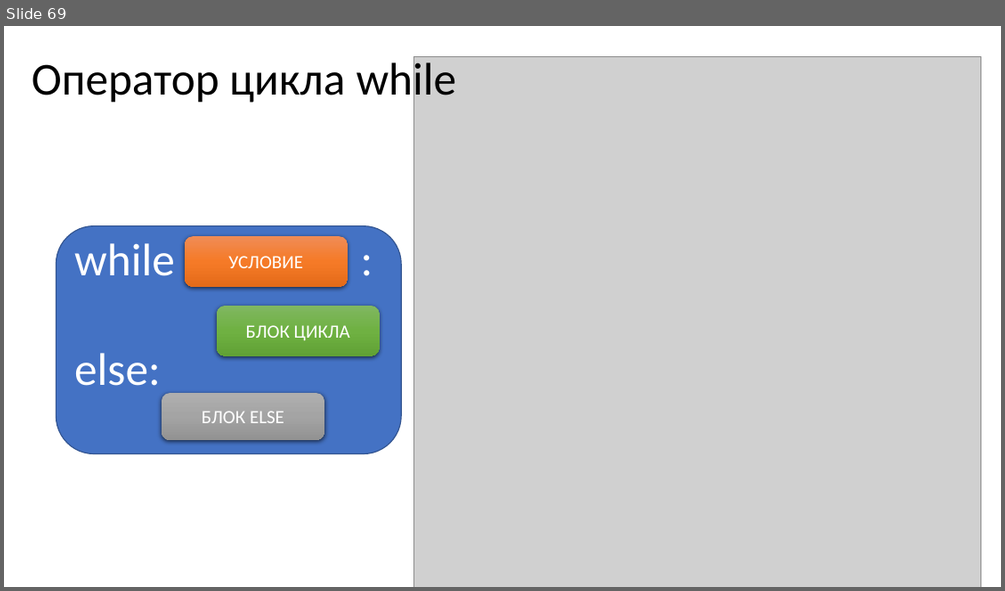
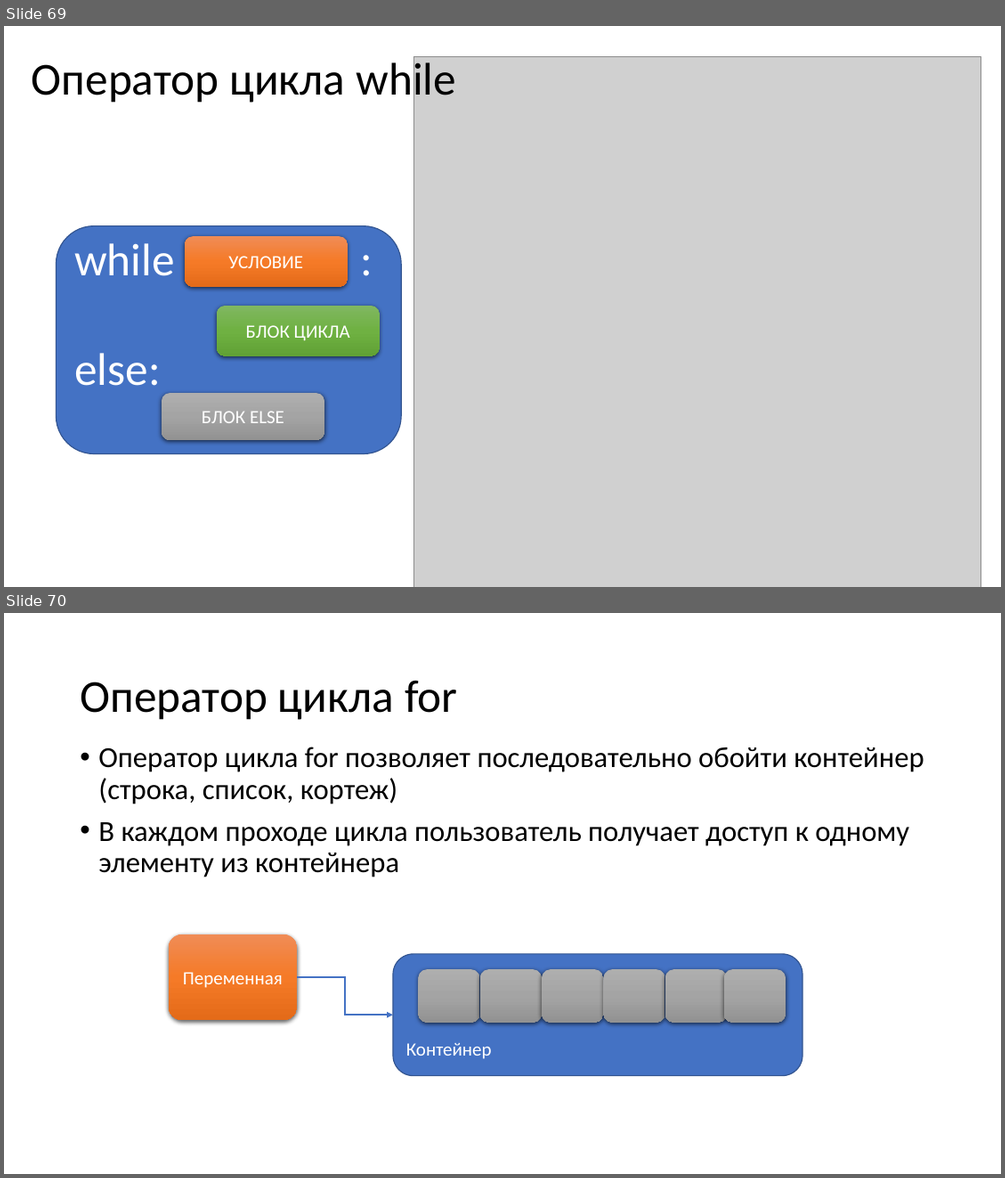
Before and after one commit to paveltsytovich/telegram-course, a slide deck: Presentation/Основы алгоритмизации и программирования.pptx. Shown one above the other, each under a label of ours: slide 69 before the commit, slides 69 and 70 after it. The pictures are 1005x591 and 1005x1178 pixels, drawn with LibreOffice and Linux fonts; fonts in the diff are those of the drawing; grey boxes stand for pictures. Boxes give left, top, right and bottom in pixels: in the first picture for what was removed or moved away, otherwise in the second. Text is boxed around its words. In the diff, an @@ line names an element or a change of style, - is before the commit and + after.

Commit message:
Операторы

```diff
--- a/Presentation/Основы алгоритмизации и программирования.pptx
+++ b/Presentation/Основы алгоритмизации и программирования.pptx
@@ slide 70 added at (x1=4, y1=613, x2=1001, y2=1174), background #FFFFFF @@
@@ title added at (x1=80, y1=680, x2=457, y2=720), 44 pt, text #000000 @@
+Оператор цикла for
@@ text added at (x1=98, y1=747, x2=923, y2=877), 28 pt, text #000000 @@
+• Оператор цикла for позволяет последовательно обойти контейнер (строка, список, кортеж)
+• В каждом проходе цикла пользователь получает доступ к одному элементу из контейнера
@@ rounded rectangle added at (x1=169, y1=933, x2=297, y2=1020), fill gradient #F18C57 to #F67B28 to #E56C19, 18 pt, text #FFFFFF @@
+Переменная
@@ rounded rectangle added at (x1=393, y1=954, x2=802, y2=1076), fill #4472C4, outline #325491 1 pt, 18 pt, text #FFFFFF @@
+Контейнер
@@ elbow arrow added from (297, 977) to (393, 1014), #4472C4 1.5 pt @@
@@ rounded rectangle added at (x1=418, y1=969, x2=480, y2=1022), fill gradient #AFAFAF to #A5A5A5 to #939393 @@
@@ rounded rectangle added at (x1=480, y1=969, x2=542, y2=1022), fill gradient #AFAFAF to #A5A5A5 to #939393 @@
@@ rounded rectangle added at (x1=542, y1=969, x2=604, y2=1022), fill gradient #AFAFAF to #A5A5A5 to #939393 @@
@@ rounded rectangle added at (x1=604, y1=969, x2=666, y2=1022), fill gradient #AFAFAF to #A5A5A5 to #939393 @@
@@ rounded rectangle added at (x1=665, y1=969, x2=727, y2=1022), fill gradient #AFAFAF to #A5A5A5 to #939393 @@
@@ rounded rectangle added at (x1=724, y1=969, x2=786, y2=1022), fill gradient #AFAFAF to #A5A5A5 to #939393 @@
```
Also in this commit, not shown: 3 other slides added, 2 other files.
